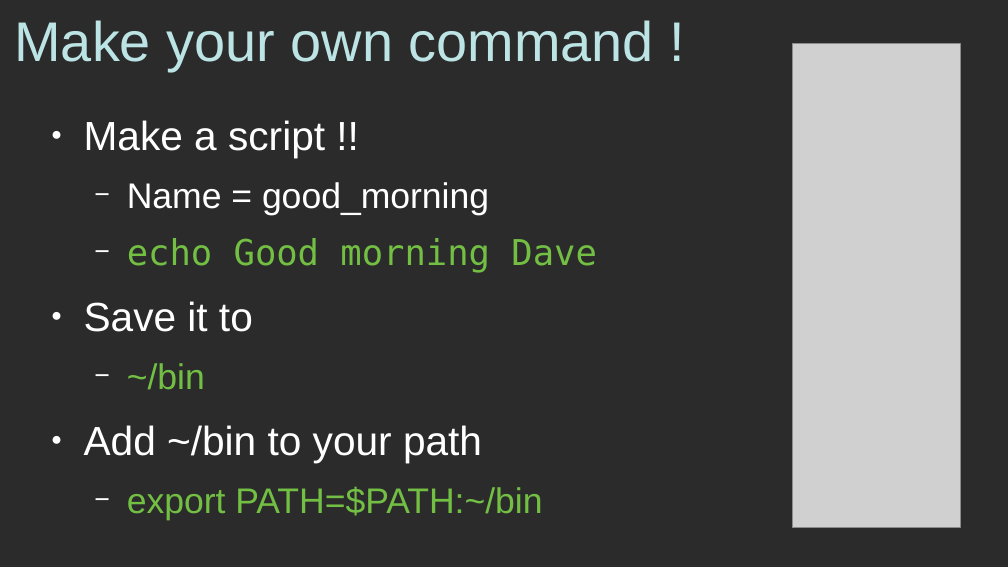
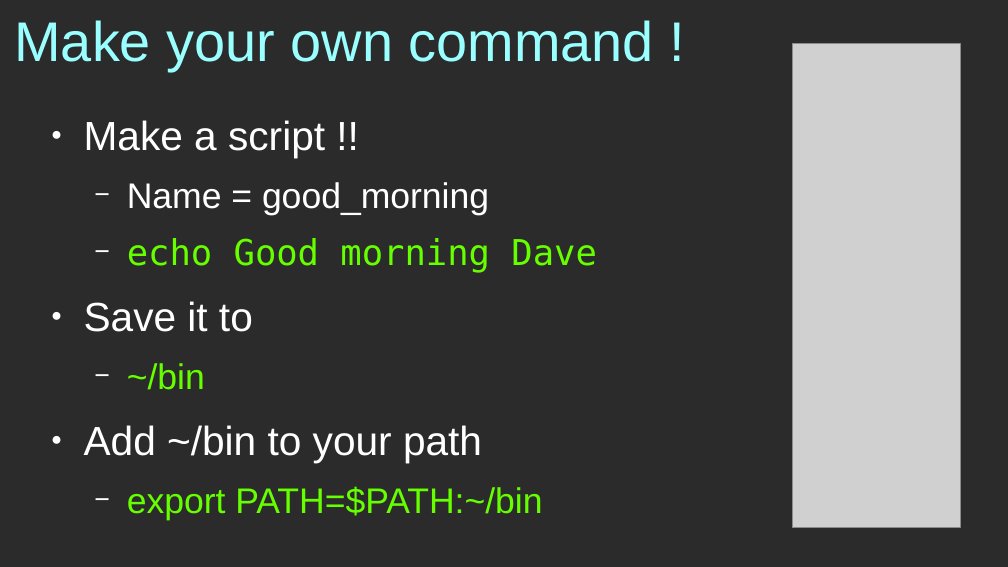
Before and after one commit to 3nrique0/tutorials, a slide deck: slide 10 of qse_qsub/qsub.odp. Drawn at 1008x567 pixels with LibreOffice and Linux fonts; fonts in the diff are those of the drawing; grey boxes stand for pictures; background and template pictures are left out; a plain dark background stands for a picture behind light text. Boxes give left, top, right and bottom in pixels: in the first picture for what was removed or moved away, otherwise in the second. Text is boxed around its words. In the diff, an @@ line names an element or a change of style, - is before the commit and + after.

```diff
--- a/qse_qsub/qsub.odp
+++ b/qse_qsub/qsub.odp
@@ title "Make your own command !" at box(14, 20, 654, 71): text colour #BCE4E5 to #99FFFF @@
@@ text at box(127, 238, 596, 520): text colour #72BF44 to #66FF00 in "echo Good morning Dave", "~/bin", "export PATH=$PATH:~/bin" @@
```
Also in this commit, not shown: 9 other slides changed, 6 slides added.
